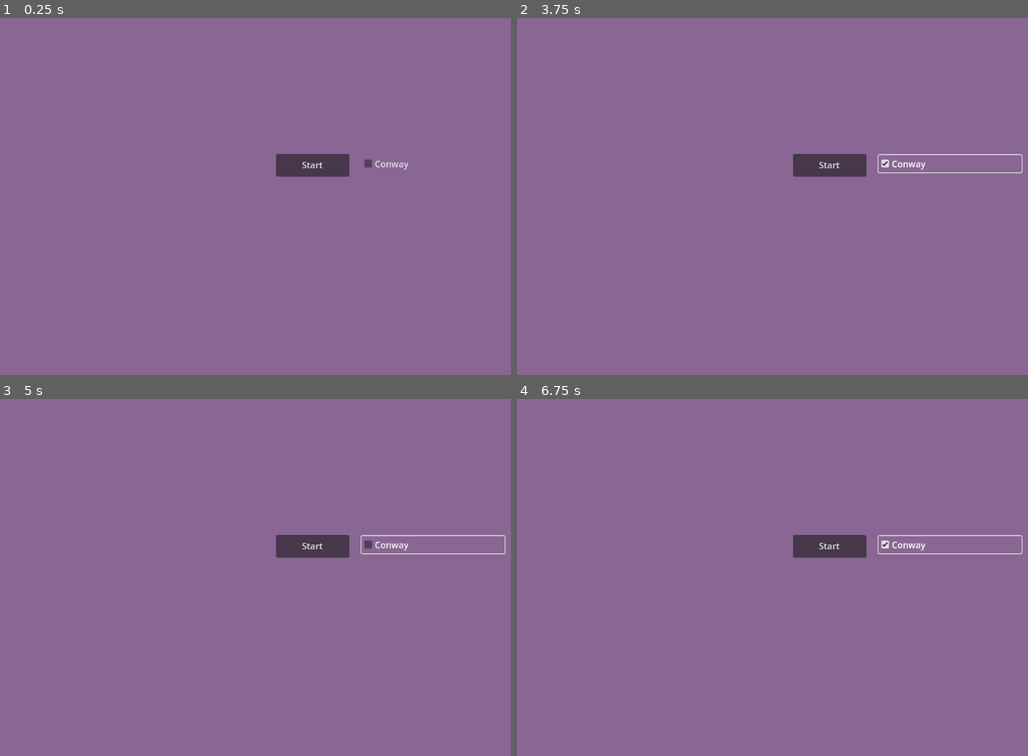
Above: before the commit, frames 1-4 (two rows, left to right).
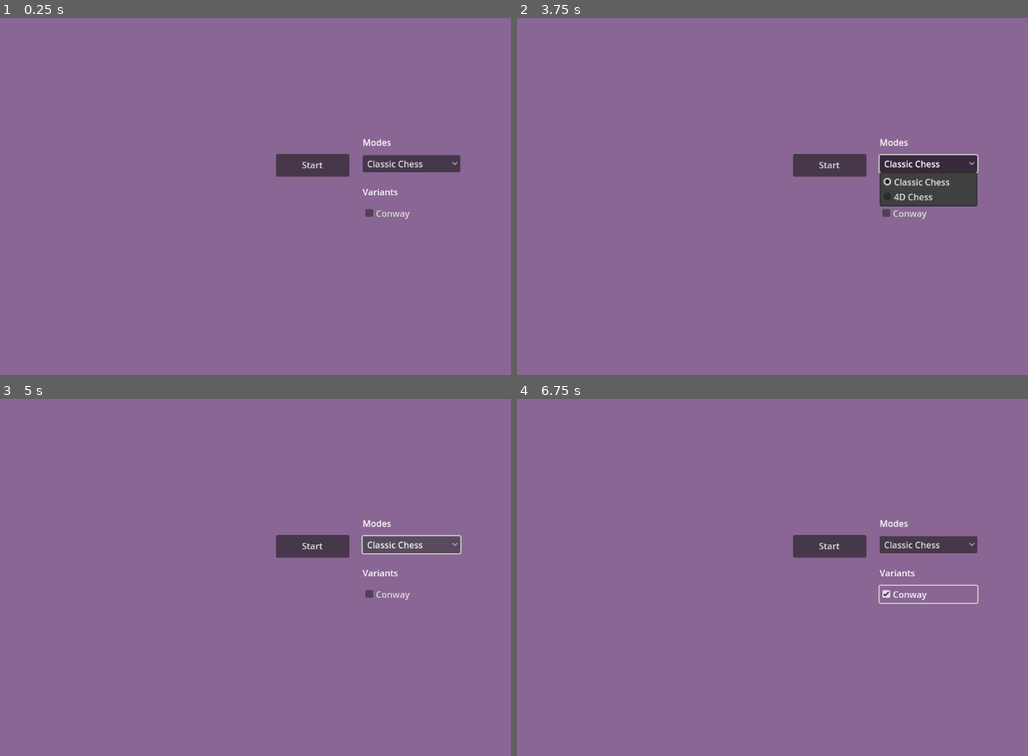
Above: after the commit, the same moments.

Repository: Narik-tech/NarikChess
Game: Godot game, scene res://scenes/main.tscn
Two runs of this game, one before a commit and one after it. Both use one fixed random seed, a clock stepped at 60 frames per second and the inputs below.
Inputs (mouse positions are in pixels of both pictures, inside the frame that each line leads up to):
- Up to frame 1 (0.25 s): no input
- Up to frame 2 (3.75 s): click "Start" at 0.5 s; click "Restart" at 1.25 s; click "Start" at 2 s; click "Restart" at 2.75 s; click (930, 164) at 3.5 s, where only the run after the commit has a clickable "Classic Chess"
- Up to frame 3 (5 s): click (413, 545) at 4.25 s, where only the run after the commit has a clickable "Classic Chess"
- Up to frame 4 (6.75 s): click "Conway" at 5 s; tap Enter at 5.75 s; move the mouse to (971, 559) at 5.77 s; hold D (Right) 5.78-6.5 s; hold Mouse wheel up (Scroll In) 5.78-6.5 s; click (971, 559) at 5.92 s; tap Space at 6.5 s; drag from (700, 595) to (798, 648) at 6.52 s

The runs differ from the first frame. In frame 1, 1.1% of the frame differs, in the area x 70-91%, y 33-57%; in frame 2, 3.0%, in the area x 70-99%, y 33-57%; in frame 3, 1.2%; in frame 4, 1.6%.

Commit message:
Add Mode Selector, reorganize

Diff:
--- a/piece_definitions/bishop.tres
+++ b/piece_definitions/bishop.tres
@@ -1,6 +1,6 @@
 [gd_resource type="Resource" script_class="ChessPieceDef" load_steps=3 format=3 uid="uid://d23y84uttaahb"]
 
-[ext_resource type="Script" uid="uid://b7olitqm78mbo" path="res://scripts/chess_piece_def.gd" id="1_n7rgx"]
+[ext_resource type="Script" uid="uid://b7olitqm78mbo" path="res://scripts/piece_scripts/chess_piece_def.gd" id="1_n7rgx"]
 [ext_resource type="Texture2D" uid="uid://jir720q5xobr" path="res://sprites/CrazyPenguins-5D-Chess-Set/white_bishop.svg" id="2_f8ma7"]
 
 [resource]
--- a/piece_definitions/king.tres
+++ b/piece_definitions/king.tres
@@ -1,6 +1,6 @@
 [gd_resource type="Resource" script_class="ChessPieceDef" load_steps=3 format=3 uid="uid://bfrwvoko0h4ah"]
 
-[ext_resource type="Script" uid="uid://b7olitqm78mbo" path="res://scripts/chess_piece_def.gd" id="1_6gedj"]
+[ext_resource type="Script" uid="uid://b7olitqm78mbo" path="res://scripts/piece_scripts/chess_piece_def.gd" id="1_6gedj"]
 [ext_resource type="Texture2D" uid="uid://n60usn78e5w" path="res://sprites/CrazyPenguins-5D-Chess-Set/white_king.svg" id="2_1qa2g"]
 
 [resource]
--- a/piece_definitions/knight.tres
+++ b/piece_definitions/knight.tres
@@ -1,6 +1,6 @@
 [gd_resource type="Resource" script_class="ChessPieceDef" load_steps=3 format=3 uid="uid://bpn6khy5ctoig"]
 
-[ext_resource type="Script" uid="uid://b7olitqm78mbo" path="res://scripts/chess_piece_def.gd" id="1_wtj1d"]
+[ext_resource type="Script" uid="uid://b7olitqm78mbo" path="res://scripts/piece_scripts/chess_piece_def.gd" id="1_wtj1d"]
 [ext_resource type="Texture2D" uid="uid://dywjkyqc6bsat" path="res://sprites/CrazyPenguins-5D-Chess-Set/white_knight.svg" id="2_62cg4"]
 
 [resource]
--- a/piece_definitions/pawn.tres
+++ b/piece_definitions/pawn.tres
@@ -1,6 +1,6 @@
 [gd_resource type="Resource" script_class="ChessPieceDef" load_steps=3 format=3 uid="uid://bt8onu168q64q"]
 
-[ext_resource type="Script" uid="uid://b7olitqm78mbo" path="res://scripts/chess_piece_def.gd" id="1_ldshq"]
+[ext_resource type="Script" uid="uid://b7olitqm78mbo" path="res://scripts/piece_scripts/chess_piece_def.gd" id="1_ldshq"]
 [ext_resource type="Texture2D" uid="uid://val04rmgbsqb" path="res://sprites/CrazyPenguins-5D-Chess-Set/white_pawn.svg" id="2_rviw0"]
 
 [resource]
--- a/piece_definitions/queen.tres
+++ b/piece_definitions/queen.tres
@@ -1,6 +1,6 @@
 [gd_resource type="Resource" script_class="ChessPieceDef" load_steps=3 format=3 uid="uid://dglth473onu17"]
 
-[ext_resource type="Script" uid="uid://b7olitqm78mbo" path="res://scripts/chess_piece_def.gd" id="1_wkewf"]
+[ext_resource type="Script" uid="uid://b7olitqm78mbo" path="res://scripts/piece_scripts/chess_piece_def.gd" id="1_wkewf"]
 [ext_resource type="Texture2D" uid="uid://diey4wis02dfg" path="res://sprites/CrazyPenguins-5D-Chess-Set/white_queen.svg" id="2_c16re"]
 
 [resource]
--- a/piece_definitions/rook.tres
+++ b/piece_definitions/rook.tres
@@ -1,6 +1,6 @@
 [gd_resource type="Resource" script_class="ChessPieceDef" load_steps=3 format=3 uid="uid://ub6387nfqofg"]
 
-[ext_resource type="Script" uid="uid://b7olitqm78mbo" path="res://scripts/chess_piece_def.gd" id="1_pc3o6"]
+[ext_resource type="Script" uid="uid://b7olitqm78mbo" path="res://scripts/piece_scripts/chess_piece_def.gd" id="1_pc3o6"]
 [ext_resource type="Texture2D" uid="uid://c5tgcjltyig8g" path="res://sprites/CrazyPenguins-5D-Chess-Set/white_rook.svg" id="2_sqmq0"]
 
 [resource]
--- a/scenes/chess.tscn
+++ b/scenes/chess.tscn
@@ -1,8 +1,8 @@
 [gd_scene load_steps=4 format=3 uid="uid://ca8xd7ra6en0h"]
 
 [ext_resource type="Script" uid="uid://bkstioe7xue8q" path="res://scripts/chess.gd" id="1_iqcxx"]
-[ext_resource type="Script" uid="uid://wfpt25m8phqm" path="res://scripts/camera_pan.gd" id="2_7ohv5"]
-[ext_resource type="Script" uid="uid://b6wp1qbd66t5m" path="res://scripts/turn_indicator.gd" id="3_8vtbg"]
+[ext_resource type="Script" uid="uid://wfpt25m8phqm" path="res://scripts/user_interface/camera_pan.gd" id="2_7ohv5"]
+[ext_resource type="Script" uid="uid://b6wp1qbd66t5m" path="res://scripts/user_interface/turn_indicator.gd" id="3_8vtbg"]
 
 [node name="Chess" type="Node"]
 script = ExtResource("1_iqcxx")
--- a/scenes/chess_logic.tscn
+++ b/scenes/chess_logic.tscn
@@ -1,7 +1,7 @@
 [gd_scene load_steps=3 format=3 uid="uid://dp8y7jqouk46g"]
 
 [ext_resource type="Script" uid="uid://o4ohxqxvdj54" path="res://scripts/chess_logic.gd" id="1_pi0rx"]
-[ext_resource type="Script" uid="uid://cfd3waac0w4b1" path="res://scripts/present_line.gd" id="2_kku4w"]
+[ext_resource type="Script" uid="uid://cfd3waac0w4b1" path="res://scripts/user_interface/present_line.gd" id="2_kku4w"]
 
 [node name="ChessLogic" type="Node2D"]
 script = ExtResource("1_pi0rx")
--- a/scenes/main.tscn
+++ b/scenes/main.tscn
@@ -21,18 +21,51 @@
 grow_vertical = 2
 text = "Start"
 
-[node name="Mods" type="BoxContainer" parent="MainMenu"]
+[node name="Options" type="BoxContainer" parent="MainMenu"]
 anchors_preset = 8
 anchor_left = 0.5
 anchor_top = 0.5
 anchor_right = 0.5
 anchor_bottom = 0.5
-offset_left = 89.0
-offset_top = -75.0
-offset_right = 348.0
-offset_bottom = -16.0
+offset_left = 91.0
+offset_top = -110.0
+offset_right = 268.0
+offset_bottom = 96.0
 grow_horizontal = 2
 grow_vertical = 2
 vertical = true
 
+[node name="Modes" type="VBoxContainer" parent="MainMenu/Options"]
+custom_minimum_size = Vector2(0, 86.575)
+layout_mode = 2
+
+[node name="RichTextLabel" type="RichTextLabel" parent="MainMenu/Options/Modes"]
+custom_minimum_size = Vector2(0, 31.965)
+layout_mode = 2
+text = "Modes
+"
+
+[node name="Options" type="OptionButton" parent="MainMenu/Options/Modes"]
+layout_mode = 2
+item_count = 1
+popup/item_0/text = "SampleMode"
+popup/item_0/id = 0
+
+[node name="Mods" type="BoxContainer" parent="MainMenu/Options"]
+layout_mode = 2
+vertical = true
+
+[node name="RichTextLabel" type="RichTextLabel" parent="MainMenu/Options/Mods"]
+custom_minimum_size = Vector2(0, 31.965)
+layout_mode = 2
+text = "Variants"
+
+[node name="SampleDisplay" type="CheckBox" parent="MainMenu/Options/Mods"]
+layout_mode = 2
+text = "SampleText"
+
+[node name="SampleDisplay3" type="CheckBox" parent="MainMenu/Options/Mods"]
+layout_mode = 2
+text = "SampleText"
+
 [connection signal="pressed" from="MainMenu/Start" to="." method="_on_start_pressed"]
--- a/scenes/pieces/chess_piece.tscn
+++ b/scenes/pieces/chess_piece.tscn
@@ -1,6 +1,6 @@
 [gd_scene load_steps=2 format=3 uid="uid://blipgawru80of"]
 
-[ext_resource type="Script" uid="uid://bn47gfbg17e1f" path="res://scripts/chess_piece.gd" id="1_mw4x2"]
+[ext_resource type="Script" uid="uid://bn47gfbg17e1f" path="res://scripts/piece_scripts/chess_piece.gd" id="1_mw4x2"]
 
 [node name="Piece" type="TextureRect" groups=["Piece"]]
 offset_right = 1200.0
--- a/scenes/pieces/legal_move_highlight.tscn
+++ b/scenes/pieces/legal_move_highlight.tscn
@@ -1,6 +1,6 @@
 [gd_scene load_steps=2 format=3 uid="uid://iqji3l5neqxc"]
 
-[ext_resource type="Script" uid="uid://s25pyu0881x8" path="res://scripts/legal_move_highlight.gd" id="1_w2rrd"]
+[ext_resource type="Script" uid="uid://s25pyu0881x8" path="res://scripts/piece_scripts/legal_move_highlight.gd" id="1_w2rrd"]
 
 [node name="LegalMoveHighlight" type="ColorRect" groups=["Highlight"]]
 offset_right = 48.0
--- a/scripts/chess.gd
+++ b/scripts/chess.gd
@@ -12,6 +12,7 @@
 
 var chess_logic: ChessLogic
 var selected_piece: Vector4i
+var is_classic_chess: bool = false
 
 func game_start():
 	if chess_logic != null: chess_logic.queue_free()
--- a/scripts/chess_logic.gd
+++ b/scripts/chess_logic.gd
@@ -81,6 +81,10 @@
 	clear_highlights()
 	var piece_to_move = get_piece(vec)
 	for dir in piece_to_move.get_direction_vectors():
+		if Chess.singleton.is_classic_chess:
+			if dir.x != 0 or dir.y != 0:
+				continue
+
 		var squareToMove = dir + vec
 		var dims = Globals.dims_count(dir)
 		var mag = 1
--- /dev/null
+++ b/scripts/game_modes/4D Chess.gd
@@ -0,0 +1,6 @@
+## default mode, also known as 5d chess with multiverse time travel
+class_name Chess_4D
+extends Mod
+
+func _on_starting_board(_board: Board):
+	chess.is_classic_chess = false
--- /dev/null
+++ b/scripts/game_modes/Classic Chess.gd
@@ -0,0 +1,5 @@
+class_name Chess_2D
+extends Mod
+
+func _on_starting_board(_board: Board):
+	chess.is_classic_chess = true
--- a/scripts/main.gd
+++ b/scripts/main.gd
@@ -3,21 +3,39 @@
 const TEST_SCRIPT := "res://tests/test_chess_game.gd"
 static var chess := preload("res://scenes/chess.tscn")
 const mod_path := "res://mods"
+const game_modes_path := "res://scripts/game_modes"
+
 var mod_dict : Dictionary[String, String]
+var game_mode_dict : Dictionary[String, String]
+
 
 func _ready():
 	run_tests()
-	mod_dict = create_mod_dict()
+	mod_dict = create_mod_dict(mod_path)
+	game_mode_dict = create_mod_dict(game_modes_path)
+
+	var mods : BoxContainer = $MainMenu/Options/Mods
+	for child in mods.get_children():
+		if child is CheckBox:
+			child.queue_free()
+
 	for mod in mod_dict:
 		var checkbox = CheckBox.new()
 		checkbox.text = mod
-		$MainMenu/Mods.add_child(checkbox)
+		mods.add_child(checkbox)
+		mod_dict = create_mod_dict(mod_path)
+
+	var dropdown: OptionButton = $MainMenu/Options/Modes/Options
+	dropdown.clear()
+	for mod_name in game_mode_dict.keys():
+		dropdown.add_item(mod_name)
+	dropdown.select(0)
 
 func _on_start_pressed() -> void:
 	var instance: Chess = chess.instantiate()
 
 	var selected_mods: Array[Mod] = []
-	for child in $MainMenu/Mods.get_children():
+	for child in $MainMenu/Options/Mods.get_children():
 		if child is CheckBox and child.button_pressed:
 			var scene_path: String = mod_dict.get(child.text)
 			var ps := load(scene_path)
@@ -31,10 +49,10 @@
 		child.queue_free()
 	add_child(scene)
 
-func create_mod_dict() -> Dictionary[String, String]:
-	var dir := DirAccess.open(mod_path)
+func create_mod_dict(path: String) -> Dictionary[String, String]:
+	var dir := DirAccess.open(path)
 	if dir == null:
-		push_error("Cannot open folder: %s" % mod_path)
+		push_error("Cannot open folder: %s" % path)
 
 	var scenes: Dictionary[String, String] = {}
 	dir.list_dir_begin()
@@ -42,7 +60,7 @@
 
 	while file_name != "":
 		if not dir.current_is_dir() and file_name.ends_with(".gd"):
-			var full_path := mod_path.path_join(file_name)
+			var full_path := path.path_join(file_name)
 			var script := load(full_path)
 
 			# Validate script type before accepting
--- a/scripts/piece.gd
+++ b/scripts/piece_scripts/piece.gd
@@ -4,7 +4,7 @@
 
 signal on_piece_clicked(piece: Piece)
 
-static var piece_script = preload("res://scripts/piece.gd")
+static var piece_script = preload("res://scripts/piece_scripts/piece.gd")
 static var square_scene = preload("res://scenes/pieces/square.tscn")
 
 var is_overlay: bool = false
Not shown, added: scripts/game_modes/4D Chess.gd.uid
Not shown, added: scripts/game_modes/Classic Chess.gd.uid
Renamed: scripts/chess_piece.gd -> scripts/piece_scripts/chess_piece.gd
Renamed: scripts/chess_piece.gd.uid -> scripts/piece_scripts/chess_piece.gd.uid
Renamed: scripts/chess_piece_def.gd -> scripts/piece_scripts/chess_piece_def.gd
Renamed: scripts/chess_piece_def.gd.uid -> scripts/piece_scripts/chess_piece_def.gd.uid
Renamed: scripts/legal_move_highlight.gd -> scripts/piece_scripts/legal_move_highlight.gd
Renamed: scripts/legal_move_highlight.gd.uid -> scripts/piece_scripts/legal_move_highlight.gd.uid
Renamed: scripts/piece.gd.uid -> scripts/piece_scripts/piece.gd.uid
Renamed: scripts/camera_pan.gd -> scripts/user_interface/camera_pan.gd
Renamed: scripts/camera_pan.gd.uid -> scripts/user_interface/camera_pan.gd.uid
Renamed: scripts/present_line.gd -> scripts/user_interface/present_line.gd
(and 3 more such lines)
